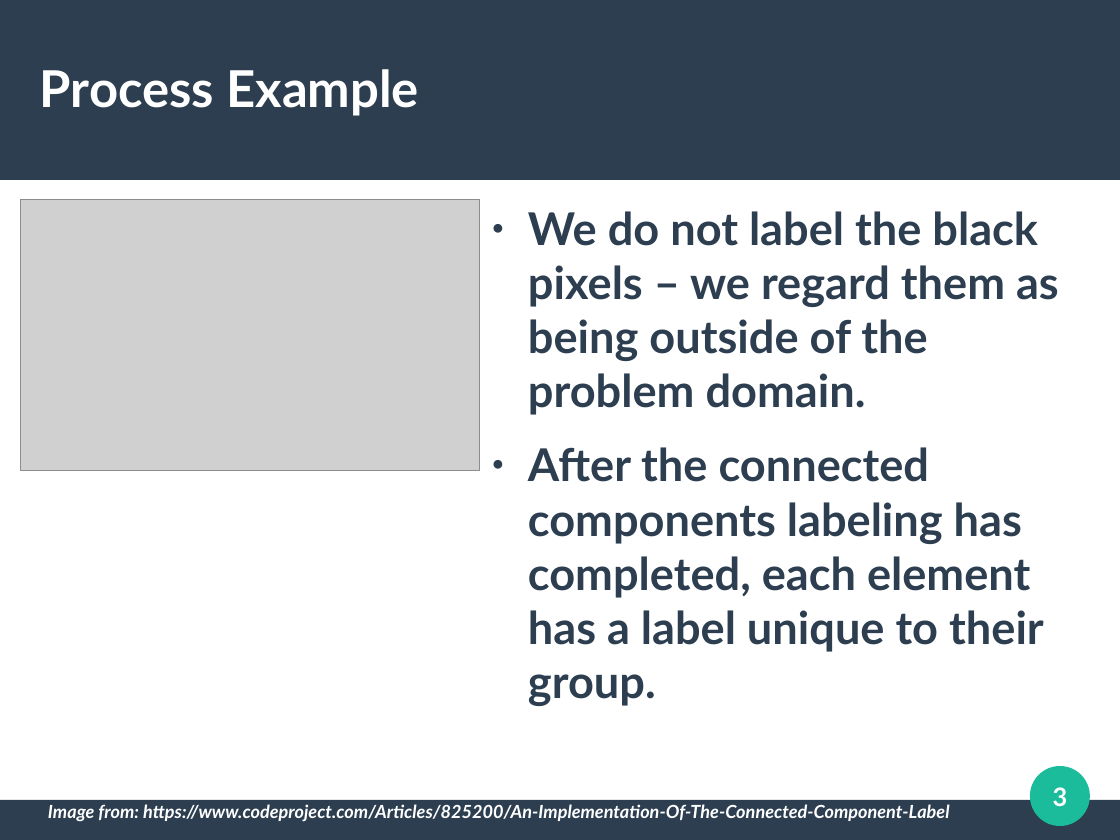
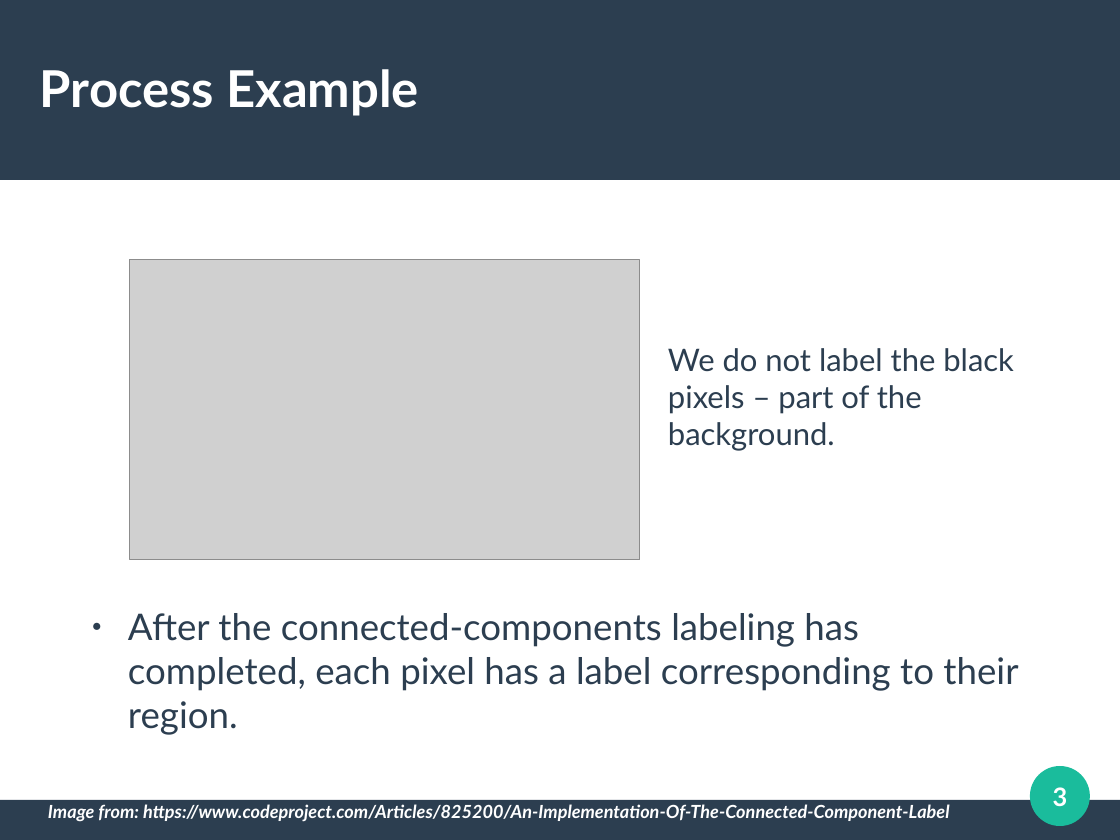
Before and after one commit to cycraig/ConnectedComponentsLabelling, a slide deck: slide 3 of presentation/Presentation.odp. Drawn at 1120x840 pixels with LibreOffice and Linux fonts; fonts in the diff are those of the drawing; grey boxes stand for pictures. Boxes give left, top, right and bottom in pixels: in the first picture for what was removed or moved away, otherwise in the second. Text is boxed around its words. In the diff, an @@ line names an element or a change of style, - is before the commit and + after.

```diff
--- a/presentation/Presentation.odp
+++ b/presentation/Presentation.odp
@@ picture: place and size @@
-picture at box(20, 200, 481, 471)
+picture at box(130, 260, 640, 560)
@@ text added at box(668, 348, 1014, 451), 22 pt, text #2C3E50 @@
+We do not label the black
+pixels – part of the background.
@@ text at box(128, 613, 1018, 735): text changed; size 32 to 26 pt; bold off @@
-● We do not label the black pixels – we regard them as being outside of the problem domain.
-● After the connected components labeling has completed, each element has a label unique to their group.
+● After the connected-components labeling has completed, each pixel has a label corresponding to their region.
```
Also in this commit, not shown: 26 other slides changed, 4 slides added, 1 slide removed, 4 other files.
